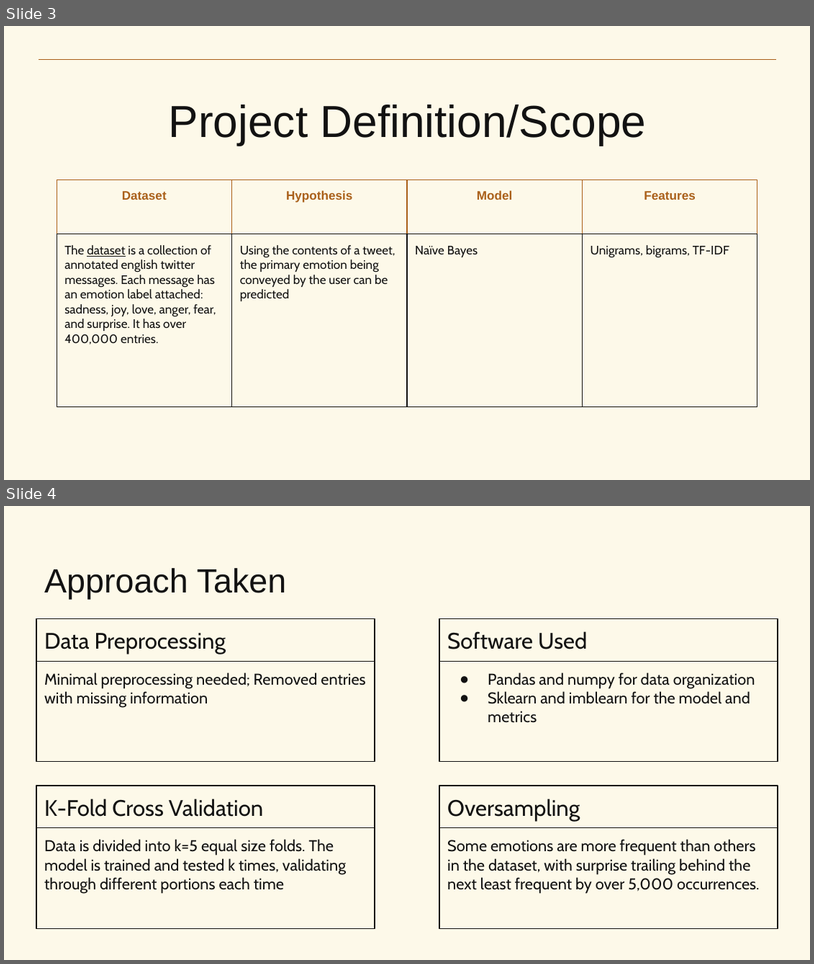
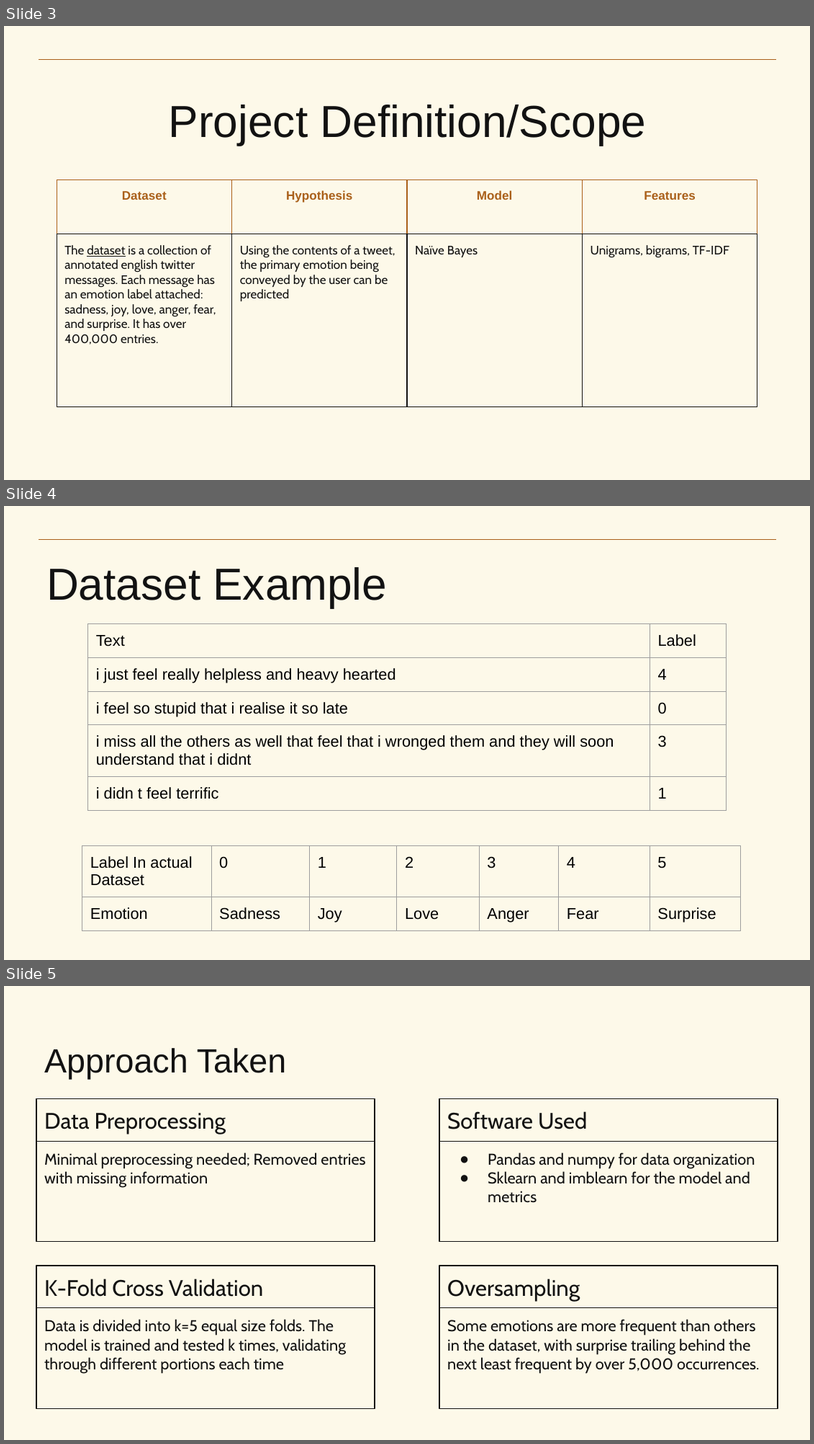
Before and after one commit to alex-litchfield/Social_Computing_CSCI-4967, a slide deck: hw3/HW 3 Presentation Alex Litchfield.pptx. Shown one above the other, each under a label of ours: slides 3 and 4 before the commit, slides 3, 4 and 5 after it. The pictures are 814x964 and 814x1444 pixels, drawn with LibreOffice and Linux fonts; fonts in the diff are those of the drawing. Boxes give left, top, right and bottom in pixels: in the first picture for what was removed or moved away, otherwise in the second. Text is boxed around its words. In the diff, an @@ line names an element or a change of style, - is before the commit and + after.

Commit message:
updated presentation

```diff
--- a/hw3/HW 3 Presentation Alex Litchfield.pptx
+++ b/hw3/HW 3 Presentation Alex Litchfield.pptx
@@ slide 4 added at [4, 506, 810, 960], background #FDF9E9; not listed: 1 template element that a slide beside it also shows @@
@@ title added at [46, 567, 387, 608], 40 pt, text #121212 @@
+Dataset Example
@@ table added at [88, 624, 727, 888], 5 rows, 2 columns @@
+Text | Label
+i just feel really helpless and heavy hearted | 4
+i feel so stupid that i realise it so late | 0
+i miss all the others as well that feel that i wronged them and they will soon understand that i didnt | 3
+i didn t feel terrific | 1
@@ table added at [82, 846, 741, 960], 2 rows, 7 columns @@
+Label In actual Dataset | 0 | 1 | 2 | 3 | 4 | 5
+Emotion | Sadness | Joy | Love | Anger | Fear | Surprise
@@ what was slide 4 is now slide 5 @@
```
